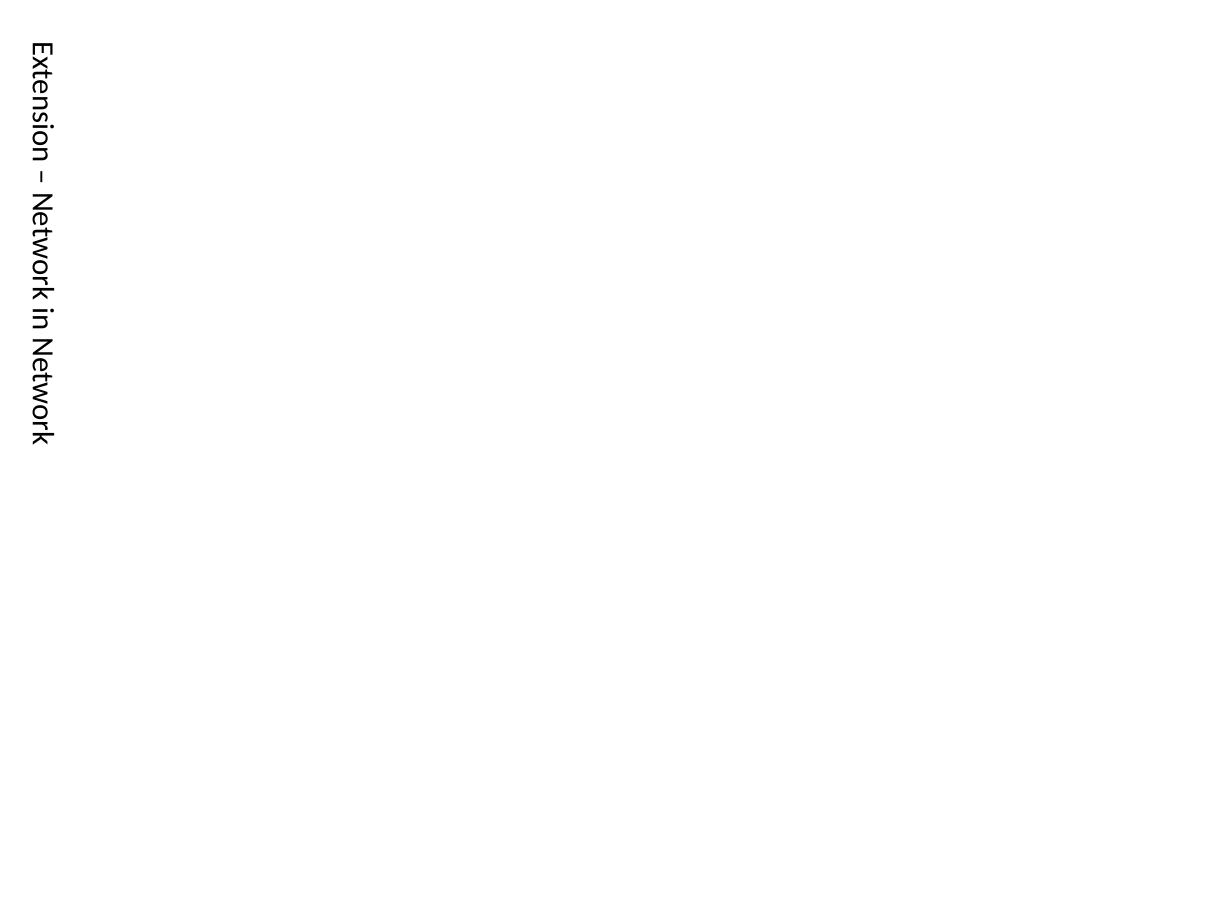
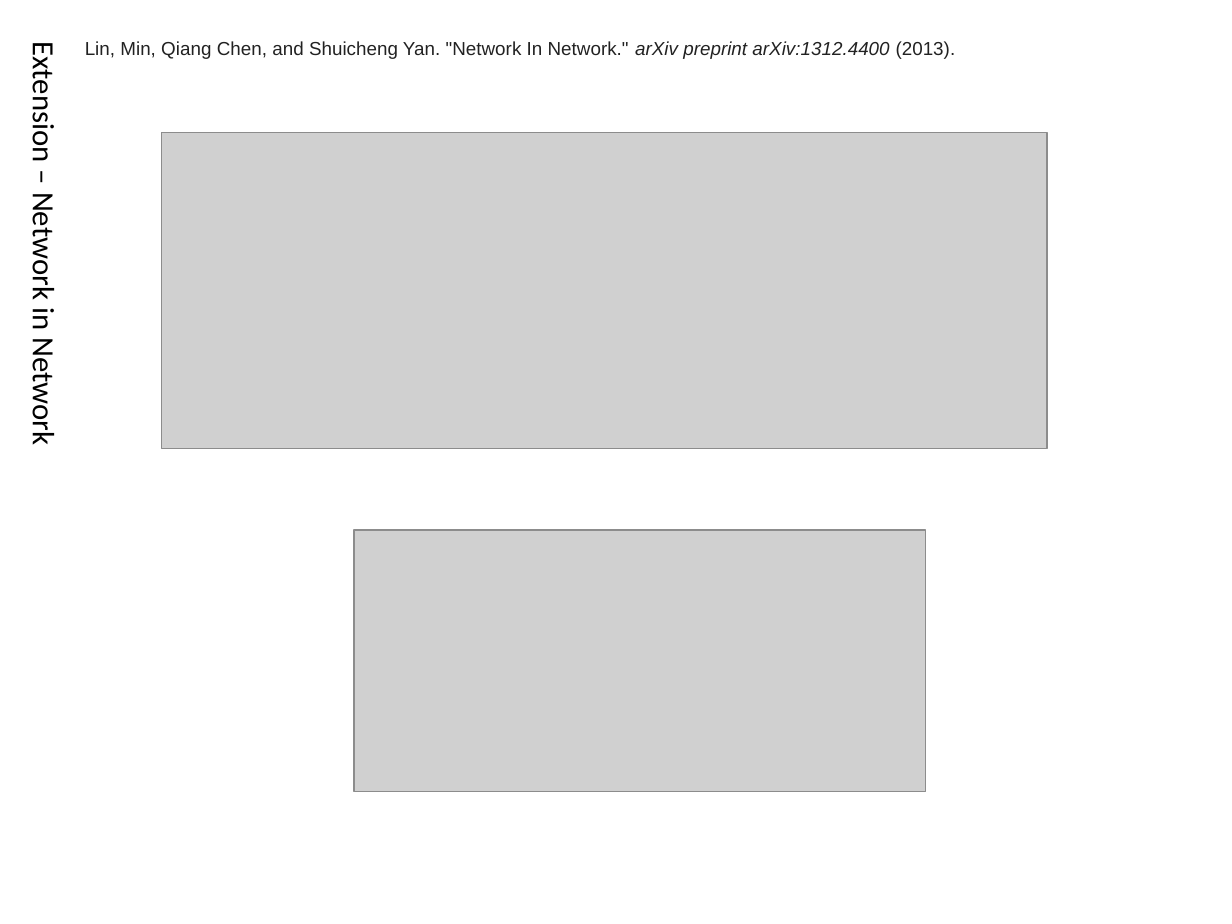
Before and after one commit to pl8787/exp_caffe, a slide deck: slide 17 of doc/Convolutional Neural Network.pptx (slide 16 before the commit). Drawn at 1232x924 pixels with LibreOffice and Linux fonts; fonts in the diff are those of the drawing; grey boxes stand for pictures. Boxes give left, top, right and bottom in pixels: in the first picture for what was removed or moved away, otherwise in the second. Text is boxed around its words. In the diff, an @@ line names an element or a change of style, - is before the commit and + after.

```diff
--- a/doc/Convolutional Neural Network.pptx
+++ b/doc/Convolutional Neural Network.pptx
@@ text added at bbox=[85, 41, 956, 59], 11 pt, text #222222 @@
+Lin, Min, Qiang Chen, and Shuicheng Yan. "Network In Network." arXiv preprint arXiv:1312.4400 (2013).
@@ picture added at bbox=[161, 133, 1047, 448] @@
@@ picture added at bbox=[354, 530, 925, 792] @@
```
Also in this commit, not shown: 5 other slides changed, 1 slide added, 12 other files.
